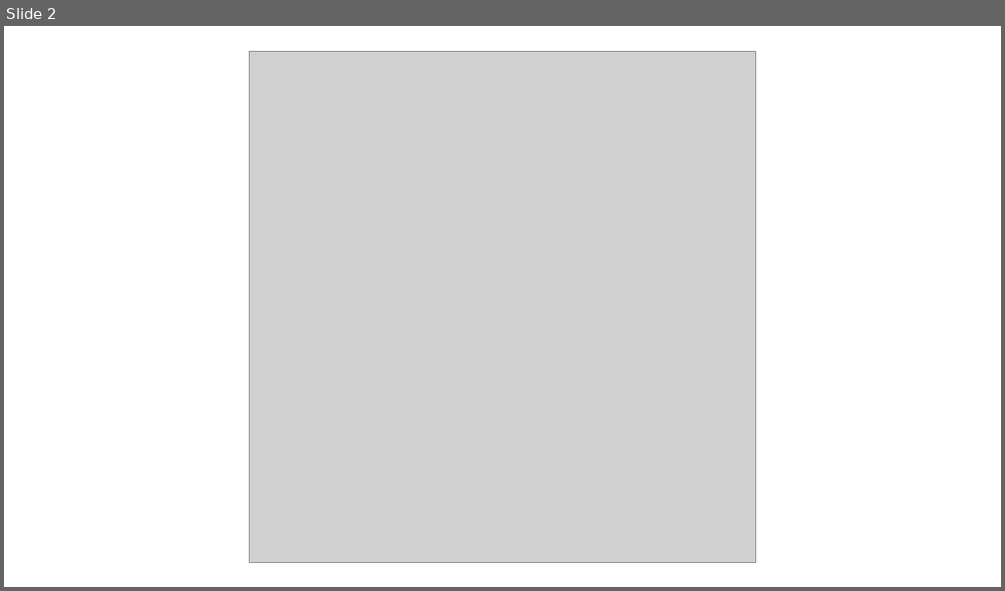
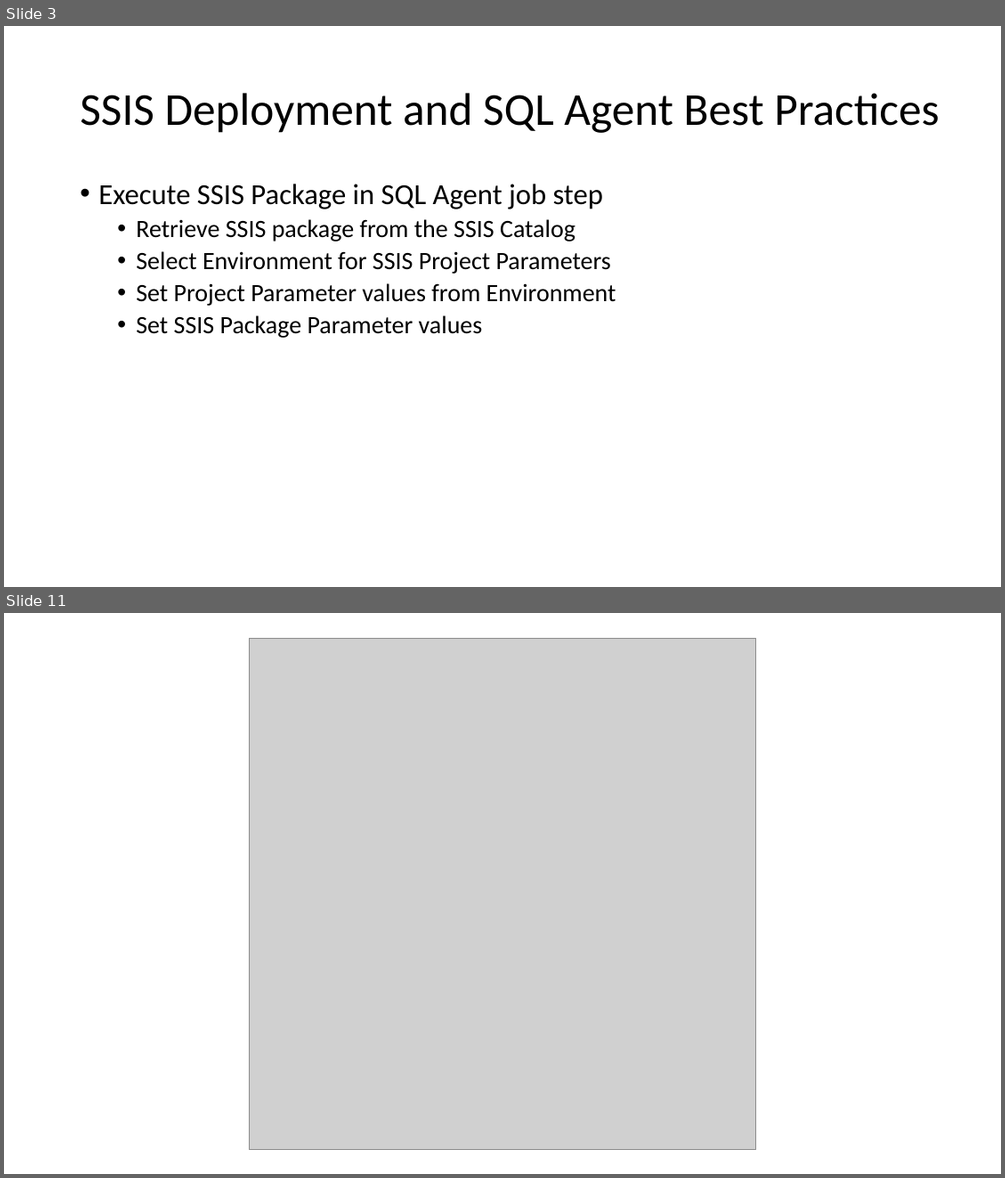
Before and after one commit to agent86ray/ETL-Patterns, a slide deck: SSIS_DEPLOYMENT_AND_SQL_AGENT/SSIS_DEPLOYMENT_AND_SQL_AGENT_SCREEN_SHOTS.pptx. Shown one above the other, each under a label of ours: slide 2 before the commit, slides 3 and 11 after it; the slides between them are not shown. The pictures are 1005x591 and 1005x1178 pixels, drawn with LibreOffice and Linux fonts; fonts in the diff are those of the drawing; grey boxes stand for pictures. Boxes give left, top, right and bottom in pixels: in the first picture for what was removed or moved away, otherwise in the second. Text is boxed around its words. In the diff, an @@ line names an element or a change of style, - is before the commit and + after.

Commit message:
Add package to demonstrate SSIS Package parameters.

```diff
--- a/SSIS_DEPLOYMENT_AND_SQL_AGENT/SSIS_DEPLOYMENT_AND_SQL_AGENT_SCREEN_SHOTS.pptx
+++ b/SSIS_DEPLOYMENT_AND_SQL_AGENT/SSIS_DEPLOYMENT_AND_SQL_AGENT_SCREEN_SHOTS.pptx
@@ slide 3 added at bbox=[4, 26, 1001, 587], background #FFFFFF @@
@@ title added at bbox=[80, 93, 938, 133], 44 pt, text #000000 @@
+SSIS Deployment and SQL Agent Best Practices
@@ text added at bbox=[98, 184, 616, 338], 24 pt, text #000000 @@
+• Execute SSIS Package in SQL Agent job step
+  • Retrieve SSIS package from the SSIS Catalog
+  • Select Environment for SSIS Project Parameters
+  • Set Project Parameter values from Environment
+  • Set SSIS Package Parameter values
@@ what was slide 2 is now slide 11 @@
```
Also in this commit, not shown: 1 slide changed, 8 other slides added, 6 other files.
